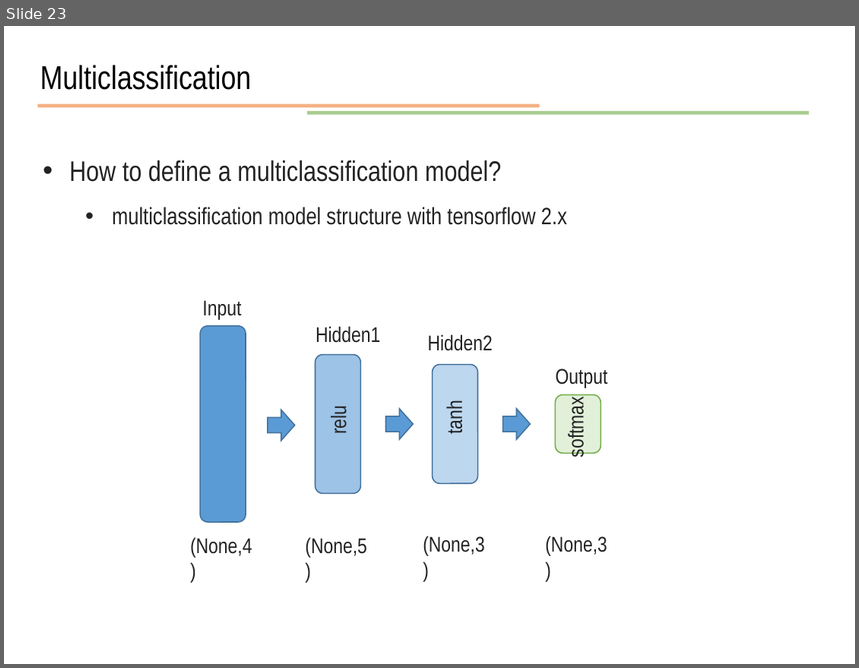
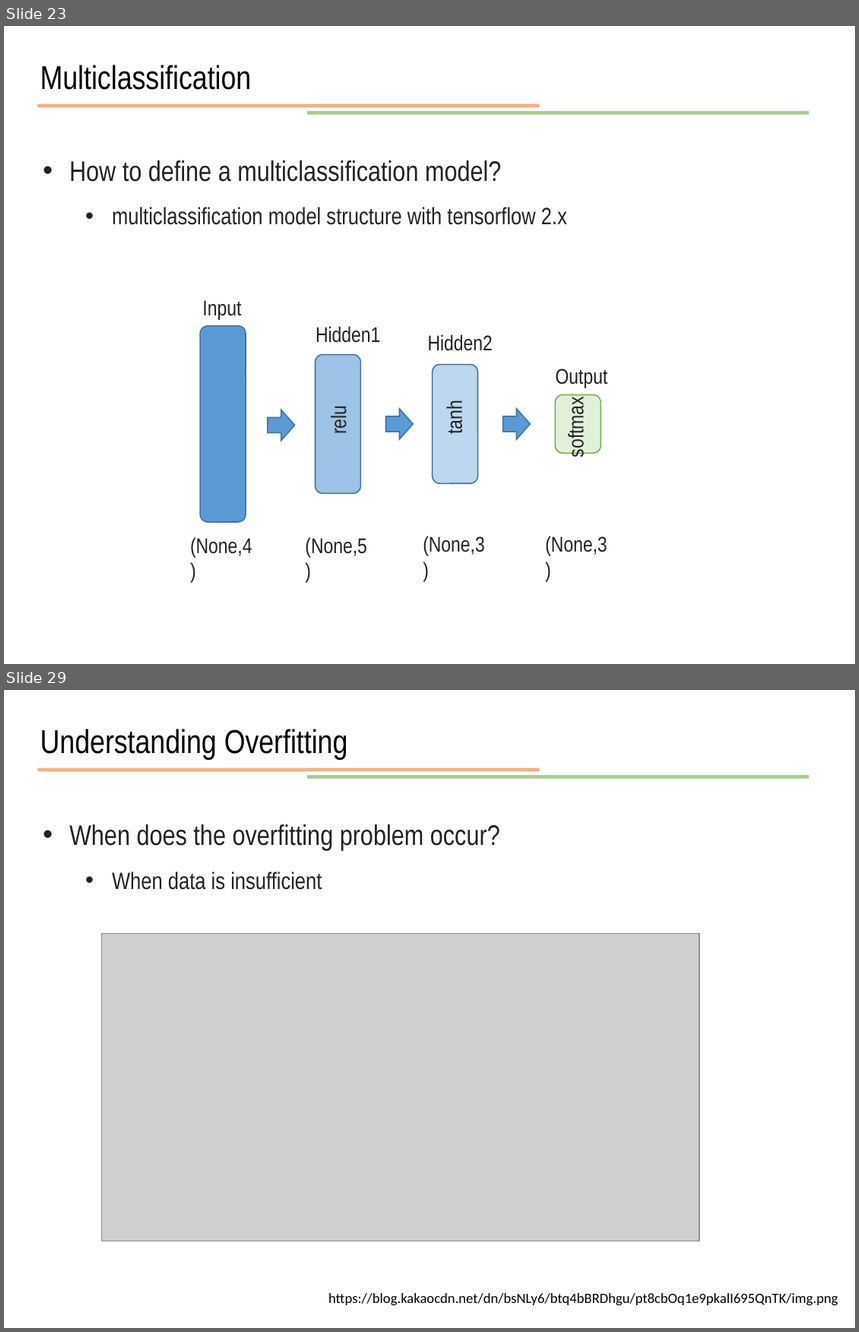
Before and after one commit to JunetaeKim/DeepLearningClass, a slide deck: Week10/week10 Introduction to tensorflow.pptx. Shown one above the other, each under a label of ours: slide 23 before the commit, slides 23 and 29 after it; the slides between them are not shown. The pictures are 859x668 and 859x1332 pixels, drawn with LibreOffice and Linux fonts; fonts in the diff are those of the drawing; grey boxes stand for pictures. Boxes give left, top, right and bottom in pixels: in the first picture for what was removed or moved away, otherwise in the second. Text is boxed around its words. In the diff, an @@ line names an element or a change of style, - is before the commit and + after.

```diff
--- a/Week10/week10 Introduction to tensorflow.pptx
+++ b/Week10/week10 Introduction to tensorflow.pptx
@@ slide 29 added at (4,690,855,1328), background #FFFFFF @@
@@ text added at (40,729,348,760), 28 pt, text #000000 @@
+Understanding Overfitting
@@ line added from (38, 770) to (539, 770), #ED7D31 3 pt @@
@@ line added from (307, 777) to (810, 777), #70AD47 3 pt @@
@@ text added at (69,825,500,890), 24 pt, text #222222 @@
+• When does the overfitting problem occur?
+  • When data is insufficient
@@ picture added at (102,933,699,1242) @@
@@ text added at (329,1293,838,1306), 12 pt, text #000000 @@
+https://blog.kakaocdn.net/dn/bsNLy6/btq4bBRDhgu/pt8cbOq1e9pkalI695QnTK/img.png
```
Also in this commit, not shown: 1 slide changed, 5 other slides added, 1 other file.
